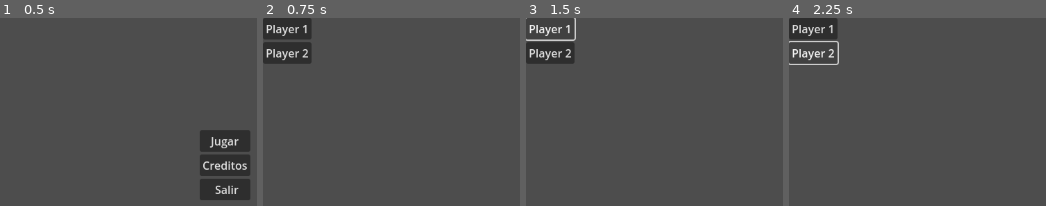
Above: before the commit, frames 1-4 (left to right).
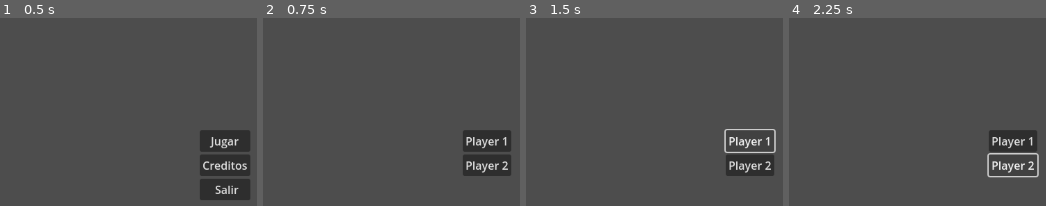
Above: after the commit, the same moments.

Repository: juanantoniogit/Plataform
Game: Godot game, scene res://Global/Global Menus/Global Menus.tscn
Two runs of this game, one before a commit and one after it. Both use one fixed random seed, a clock stepped at 60 frames per second and the inputs below. Before the commit the project has no main scene; this scene is started directly in both runs.
Inputs:
- Up to frame 1 (0.5 s): no input
- Up to frame 2 (0.75 s): click "Jugar" at 0.5 s
- Up to frame 3 (1.5 s): click "Player 1" at 1.25 s
- Up to frame 4 (2.25 s): click "Player 2" at 2 s

Frame 1 is identical in both runs. In frame 2, 7.9% of the frame differs, in the area x 0-97%, y 0-85%; in frame 3, 5.4%; in frame 4, 5.6%.
Error before the commit: Parse Error: Identifier "Global" not declared in the current scope. (res://Menus/Select)
Error after the commit: Compile Error: (res://Menus/Select)

Commit message:
Add files via upload

Diff:
--- a/project.godot
+++ b/project.godot
@@ -11,5 +11,10 @@
 [application]
 
 config/name="Nuevo Proyecto De Juego"
+run/main_scene="res://Global/Global Menus/Global Menus.tscn"
 config/features=PackedStringArray("4.0", "Forward Plus")
 config/icon="res://icon.svg"
+
+[autoload]
+
+Global="*res://Global/Global.gd"
